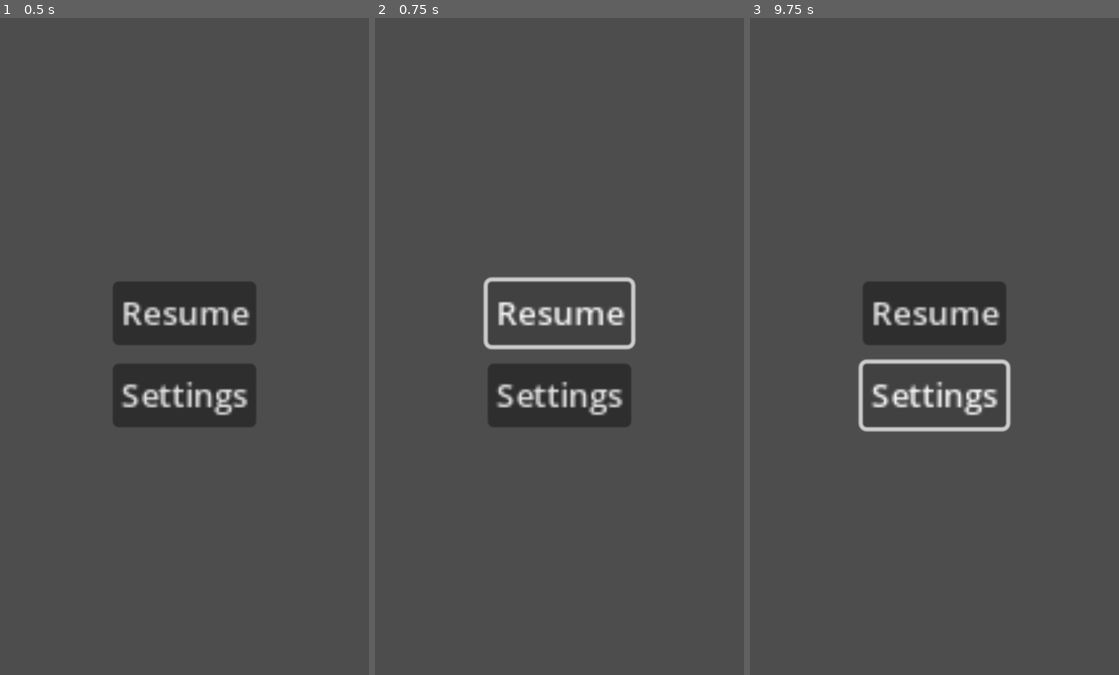
Above: before the commit, frames 1-3 (left to right).
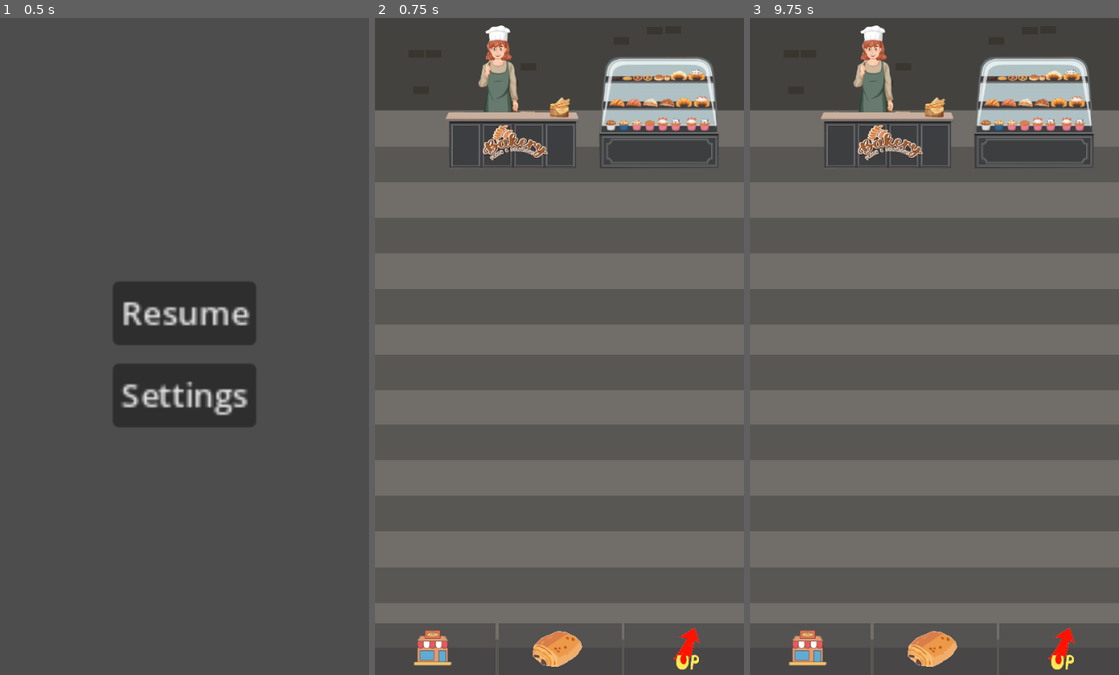
Above: after the commit, the same moments.

Repository: christophechr/EpitechGameJam-1
Game: Godot game, scene res://Scene/PauseMenu.tscn
Same seed, same stepped clock (60 frames per second), same inputs: the game is played once before the commit and once after it. This scene is started directly instead of the project's main scene.
Inputs (mouse positions are in pixels of both pictures, inside the frame that each line leads up to):
- Up to frame 1 (0.5 s): no input
- Up to frame 2 (0.75 s): click "Resume" at 0.5 s
- Up to frame 3 (9.75 s): click (809, 648) at 1.27 s; click (934, 648) at 2.02 s; click (1059, 648) at 2.77 s; click (934, 313) at 3.5 s, where only the run before the commit has a clickable "Resume"; click (809, 648) at 4.27 s; click (934, 648) at 5.02 s; click (1059, 648) at 5.77 s; click (934, 313) at 6.5 s, where only the run before the commit has a clickable "Resume"; click (809, 648) at 7.27 s; click (934, 648) at 8.02 s; click (1059, 648) at 8.77 s; click (934, 392) at 9.5 s, where only the run before the commit has a clickable "Settings"

Frame 1 is identical in both runs. In frame 2, 46% of the frame differs, in the area x 0-100%, y 1-100%; in frame 3, 46%.

Commit message:
Add all scenes and scripts needed to build a settings menu

Diff:
--- a/choco_clicker/Scene/PauseMenu.tscn
+++ b/choco_clicker/Scene/PauseMenu.tscn
@@ -50,3 +50,6 @@
 text = "Settings
 "
 script = ExtResource("2_3gjpw")
+
+[connection signal="pressed" from="Buttons/Resume" to="Buttons/Resume" method="_on_pressed"]
+[connection signal="pressed" from="Buttons/Settings" to="Buttons/Settings" method="_on_pressed"]
--- a/choco_clicker/Scene/TestPlayer.tscn
+++ /dev/null
@@ -1,22 +0,0 @@
-[gd_scene format=3 uid="uid://b03teoybrf1fo"]
-
-[node name="TestPlayer" type="Node2D"]
-
-[node name="MarginContainer" type="MarginContainer" parent="."]
-offset_left = 235.0
-offset_top = 460.0
-offset_right = 305.0
-offset_bottom = 526.0
-
-[node name="VBoxContainer" type="VBoxContainer" parent="MarginContainer"]
-layout_mode = 2
-
-[node name="Resume" type="Button" parent="MarginContainer/VBoxContainer"]
-layout_mode = 2
-text = "Resume"
-
-[node name="Options" type="Button" parent="MarginContainer/VBoxContainer"]
-layout_mode = 2
-text = "Options"
-
-[connection signal="pressed" from="MarginContainer/VBoxContainer/Options" to="MarginContainer/VBoxContainer/Options" method="_on_pressed"]
--- a/choco_clicker/optionsScene.tscn
+++ b/choco_clicker/Scene/optionsScene.tscn
@@ -1,6 +1,6 @@
 [gd_scene load_steps=2 format=3 uid="uid://8aaqusfb4suq"]
 
-[ext_resource type="Script" path="res://scripts/resume.gd" id="1_ma81e"]
+[ext_resource type="Script" path="res://Scripts/BackButtonSettings.gd" id="1_wlevi"]
 
 [node name="OptionsScene" type="Node2D"]
 
@@ -80,6 +80,6 @@
 grow_horizontal = 2
 grow_vertical = 2
 text = "Resume"
-script = ExtResource("1_ma81e")
+script = ExtResource("1_wlevi")
 
 [connection signal="pressed" from="Control/Resume" to="Control/Resume" method="_on_pressed"]
--- /dev/null
+++ b/choco_clicker/Scripts/BackButtonSettings.gd
@@ -0,0 +1,4 @@
+extends Button
+
+func _on_pressed():
+	get_tree().change_scene_to_file("res://Scene/PauseMenu.tscn")
--- a/choco_clicker/Scripts/BackButtonmSettings.gd
+++ /dev/null
@@ -1 +0,0 @@
-extends Node
--- a/choco_clicker/Scripts/OptionsButtonSettings.gd
+++ b/choco_clicker/Scripts/OptionsButtonSettings.gd
@@ -1,4 +1,4 @@
 extends Button
 
-func on_pressed():
-	get_tree().change_scene_to_file("res://optionsScene.tscn")
+func _on_pressed():
+		get_tree().change_scene_to_file("res://optionsScene.tscn")
--- a/choco_clicker/Scripts/ResumeButtonSettings.gd
+++ b/choco_clicker/Scripts/ResumeButtonSettings.gd
@@ -1,4 +1,4 @@
 extends Button
 
-func on_pressed():
+func _on_pressed():
 	get_tree().change_scene_to_file("res://Scene/world.tscn")
--- a/choco_clicker/TestPlayer.tscn
+++ b/choco_clicker/TestPlayer.tscn
@@ -1,6 +1,4 @@
-[gd_scene load_steps=2 format=3 uid="uid://cros60xmx8ox0"]
-
-[ext_resource type="Script" path="res://scripts/options.gd" id="1_ce885"]
+[gd_scene format=3 uid="uid://cros60xmx8ox0"]
 
 [node name="TestPlayer" type="Node2D"]
 
@@ -20,6 +18,5 @@
 [node name="Options" type="Button" parent="MarginContainer/VBoxContainer"]
 layout_mode = 2
 text = "Options"
-script = ExtResource("1_ce885")
 
 [connection signal="pressed" from="MarginContainer/VBoxContainer/Options" to="MarginContainer/VBoxContainer/Options" method="_on_pressed"]
--- a/choco_clicker/scripts/resume.gd
+++ /dev/null
@@ -1,4 +0,0 @@
-extends Button
-
-func _on_pressed():
-	get_tree().change_scene_to_file("res://TestPlayer.tscn")
--- a/choco_clicker/scripts/textureHandling.gd
+++ /dev/null
@@ -1,13 +0,0 @@
-extends TextureButton
-
-# Called when the node enters the scene tree for the first time.
-func _ready():
-	pass # Replace with function body.
-
-# Called every frame. 'delta' is the elapsed time since the previous frame.
-func _process(delta):
-	pass
-
-
-func _on_pressed():
-	pass # Replace with function body.
